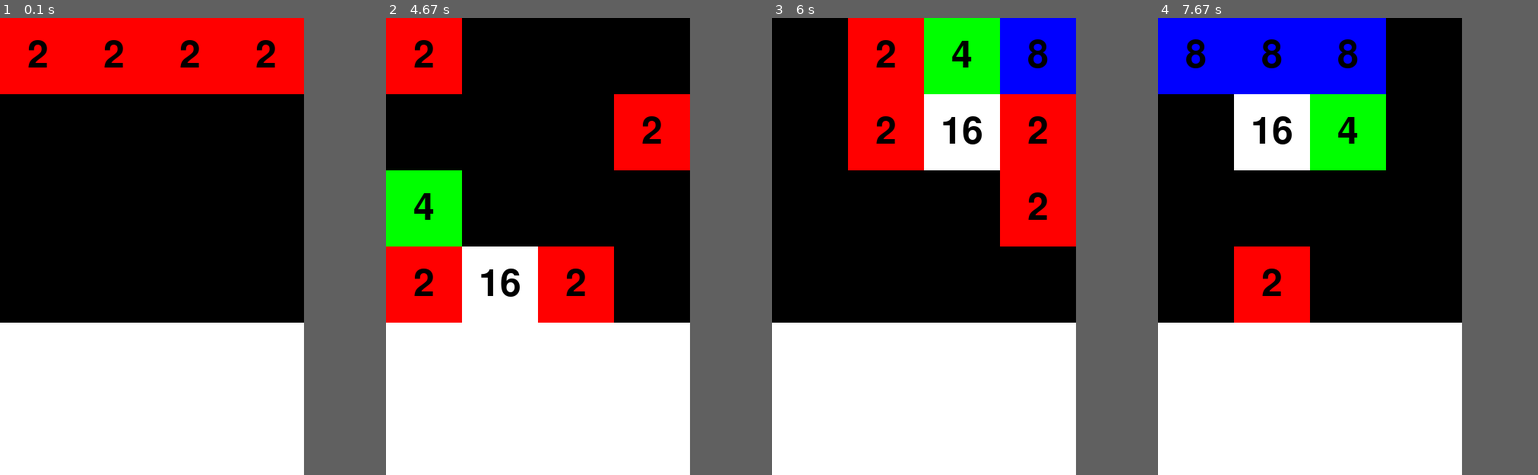
Above: before the commit, frames 1-4 (left to right).
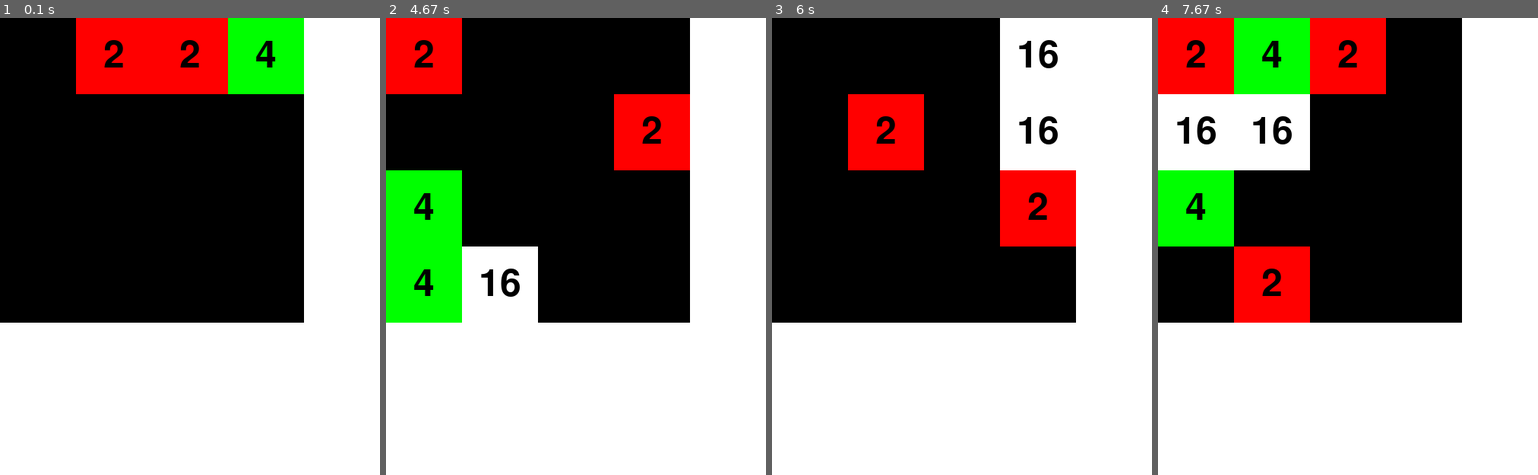
Above: after the commit, the same moments.

Repository: JacksonWasHere/PythonProjects
Game: pygame game, started from flexible_2048.py
Two runs of this game, one before a commit and one after it. Both use one fixed random seed, a clock stepped at 60 frames per second and the inputs below.
Inputs:
- Up to frame 1 (0.1 s): no input
- Up to frame 2 (4.67 s): hold Right 0.33-0.8 s; hold Up 0.83-1.13 s; hold Right 1.17-1.63 s; hold Left 1.67-2.2 s; hold Down 2.23-2.53 s; hold Left 2.57-2.97 s; hold Up 3-3.37 s; hold Right 3.4-4.03 s; hold Down 4.07-4.43 s; hold Left from 4.47 s (still down)
- Up to frame 3 (6 s): release Left at 4.93 s; hold Right 4.97-5.43 s; hold Up 5.47-5.77 s; hold Right from 5.8 s (still down)
- Up to frame 4 (7.67 s): release Right at 6.27 s; hold Left 6.3-6.83 s; hold Down 6.87-7.17 s; hold Left 7.2-7.6 s; hold Up from 7.63 s (still down)
In our replay, the window is 400x600 before the commit and 500x600 after it. These sizes can differ from the game's own. Grey fills any space a smaller window leaves; there, only what the larger window draws over its background counts as a difference.

The runs differ from the first frame. In frame 1, 6.5% of the frame differs, in the area x 0-80%, y 0-17%; in frame 2, 6.5%; in frame 3, 16%; in frame 4, 19%, in the area x 0-60%, y 0-50%.

Commit message:
tiles add together better in 2048

Diff:
--- a/flexible_2048.py
+++ b/flexible_2048.py
@@ -7,7 +7,7 @@
 pygame.init()
 
 #important game variables
-display_width=400
+display_width=500
 display_height=600
 
 black=(0,0,0)
@@ -45,16 +45,8 @@
     if n==0:
         return 0
     return math.log(n)/math.log(base)
-def add_tilep(board,x,y):
-
-    #choose the tiles value
-    #90%:2
-    #10%:4
-    random_val=random.randrange(0,100)
-    # if random_val>=90:
-    #     board[x][y]=4
-    #     return
-    board[x][y]=2
+def add_tilep(board,x,y,val):
+    board[x][y]=val
 def add_tile(board):
     #get a random x,y in the board
     x=random.randrange(0,len(board))
@@ -75,28 +67,48 @@
         return
     board[x][y]=2
 def swap_pieces(board,x,y,x1,y1):
+    #create variable to see if things change
+    changed=False
+    #if 0 move it to new space
     if board[x][y]==0:
         board[x][y]=board[x1][y1]
         board[x1][y1]=0
+        #update changed
+        changed=True
+    #if the same then merge
     elif board[x][y]==board[x1][y1]:
         board[x][y]=board[x][y]+board[x1][y1]
         board[x1][y1]=0
+        #update changed
+        changed=True
+    return changed
 def left(board,board_width,board_height):
+    #loop through pieces
     for i in range(board_height-1):
         for j in range(board_width):
-            swap_pieces(board,i,j,i+1,j)
+            #loop to find farthest left move location
+            for x in range(i+1):
+                #if something changed then stop looping
+                if swap_pieces(board,x,j,i+1,j):
+                    break
 def right(board,board_width,board_height):
     for i in range(board_height-1):
         for j in range(board_width):
-            swap_pieces(board,-i-1,j,-i+2,j)
+            for x in range(i+1):
+                if swap_pieces(board,-x-1,j,-i+(board_width-2),j):
+                    break
 def down(board,board_width,board_height):
     for i in range(board_height):
         for j in range(board_width-1):
-            swap_pieces(board,i,-j-1,i,-j+2)
+            for x in range(j+1):
+                if swap_pieces(board,i,-x-1,i,-j+(board_height-2)):
+                    break
 def up(board,board_width,board_height):
     for i in range(board_height):
         for j in range(board_width-1):
-            swap_pieces(board,i,j,i,j+1)
+            for x in range(j+1):
+                if swap_pieces(board,i,x,i,j+1):
+                    break
 def game_loop():
 
     crashed = False
@@ -109,10 +121,17 @@
         board.append([])
         for j in range(board_height):
             board[i].append(0)
-    add_tilep(board,0,0)
-    add_tilep(board,1,0)
-    add_tilep(board,2,0)
-    add_tilep(board,3,0)
+
+    #this code is designed to test functionality
+    # add_tilep(board,0,0)
+    add_tilep(board,1,0,2)
+    add_tilep(board,2,0,2)
+    add_tilep(board,3,0,4)
+
+    #add start tiles
+    #add_tile(board)
+    #add_tile(board)
+
     while not crashed:
         #check all events
         for event in pygame.event.get():
@@ -125,20 +144,16 @@
 
                 #check left movement
                 if event.key==pygame.K_LEFT:
-                    for x in range(board_width-1):
-                        left(board,board_width,board_height)
+                    left(board,board_width,board_height)
                     add_tile(board)
                 if event.key==pygame.K_RIGHT:
-                    for x in range(board_width-1):
-                        right(board,board_width,board_height)
+                    right(board,board_width,board_height)
                     add_tile(board)
                 if event.key==pygame.K_DOWN:
-                    for x in range(board_width-1):
-                        down(board,board_width,board_height)
+                    down(board,board_width,board_height)
                     add_tile(board)
                 if event.key==pygame.K_UP:
-                    for x in range(board_width-1):
-                        up(board,board_width,board_height)
+                    up(board,board_width,board_height)
                     add_tile(board)
         #draw stuff
         gameDisplay.fill(white)
